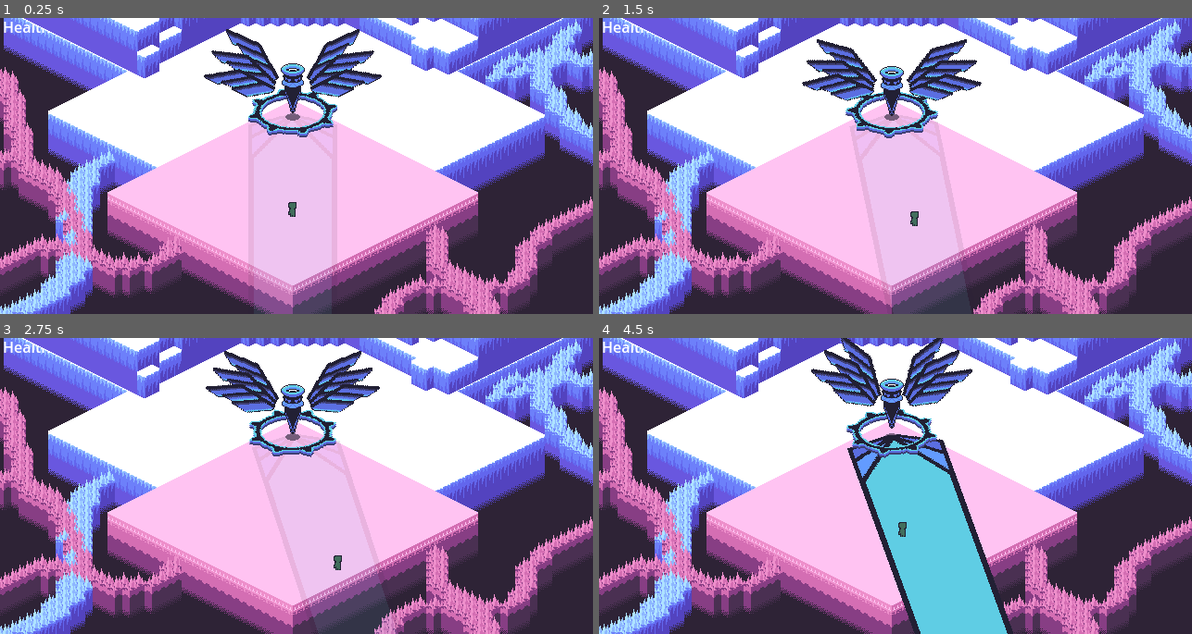
Above: before the commit, frames 1-4 (two rows, left to right).
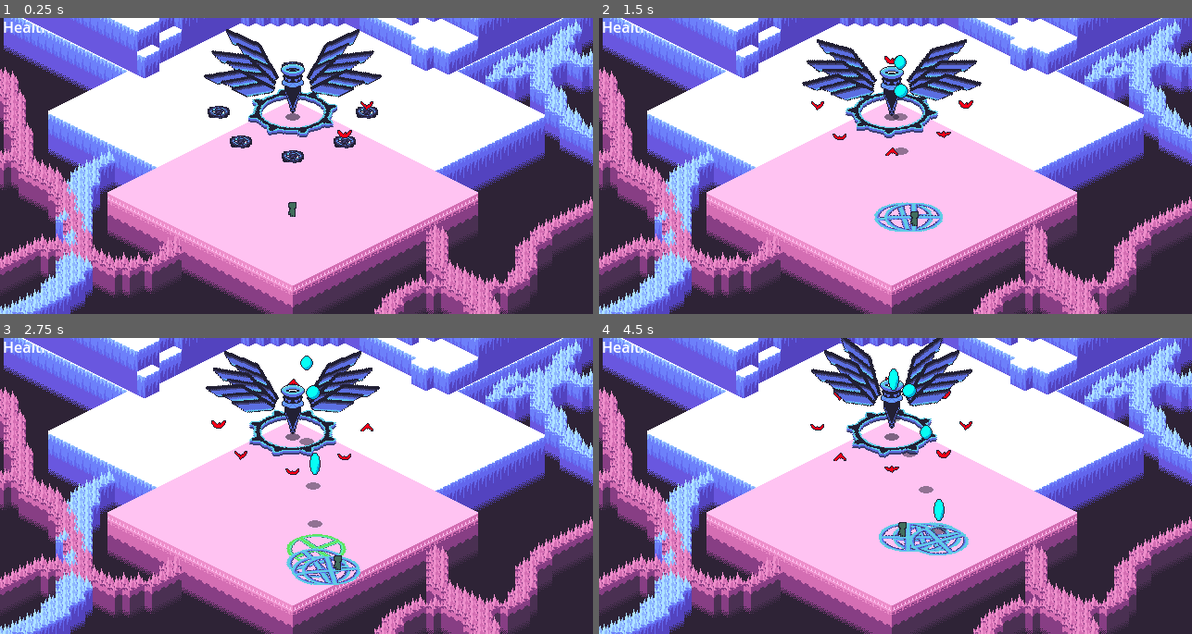
Above: after the commit, the same moments.

Repository: Boxypluto/Isometric-Rougelike
Game: Godot game, scene res://Scenes/Bossfights/Mountain Guardian/Mountain Guardian Fight.tscn
The game is run twice, just before and just after one commit, with the same random seed, the same clock (stepped at 60 frames per second) and the same inputs. This scene is started directly instead of the project's main scene.
Inputs (mouse positions are in pixels of both pictures, inside the frame that each line leads up to):
- Up to frame 1 (0.25 s): no input
- Up to frame 2 (1.5 s): move the mouse to (1025, 151) at 0.52 s; press the mouse at (1025, 151) at 0.53 s; hold Right (Right) 0.53-1.28 s; move the mouse to (776, 180) at 1.27 s; release the mouse at (776, 180) at 1.28 s; hold Down (Down) from 1.28 s (still down); tap Shift (Dash) at 1.35 s
- Up to frame 3 (2.75 s): move the mouse to (355, 420) at 2.02 s; release Down (Down) at 2.03 s; press the mouse at (355, 420) at 2.03 s; hold Right (Right) from 2.03 s (still down)
- Up to frame 4 (4.5 s): move the mouse to (865, 545) at 2.77 s; release Right (Right) at 2.78 s; release the mouse at (865, 545) at 2.78 s; hold Up (Up) 2.78-3.53 s; tap Shift (Dash) at 2.85, 4.35 s; move the mouse to (1073, 530) at 3.52 s; press the mouse at (1073, 530) at 3.53 s; hold Left (Left) from 3.53 s (still down); move the mouse to (717, 441) at 4.27 s; release the mouse at (717, 441) at 4.28 s

The runs differ from the first frame. In frame 1, 0.8% of the frame differs, in the area x 35-64%, y 14-50%; in frame 2, 1.1%; in frame 3, 1.8%; in frame 4, 10%, in the area x 35-70%, y 10-100%.

Commit message:
Mountain Guardian Progress 3

Diff:
--- a/Scenes/Bossfights/Mountain Guardian/GuardianLaserState.gd
+++ b/Scenes/Bossfights/Mountain Guardian/GuardianLaserState.gd
@@ -26,6 +26,10 @@
 		Laser.scale.x = 1 + (sin(frames / 10.0)*0.1)
 
 func enter():
+	var DirectionTo = Parent.global_position.direction_to(Target.global_position)
+	DirectionTo = Vector2(DirectionTo.x, DirectionTo.y * 2.0)
+	var RotateTo : float = DirectionTo.angle() - PI/2
+	Laser.rotation = RotateTo
 	IsMovingLaser = true
 	Collision.disabled = true
 	Laser.modulate.a = 0.1
--- a/Scenes/Bossfights/Mountain Guardian/Mountain Guardian Fight.tscn
+++ b/Scenes/Bossfights/Mountain Guardian/Mountain Guardian Fight.tscn
@@ -1,10 +1,11 @@
-[gd_scene load_steps=20 format=3 uid="uid://p2nsue2ldnyw"]
+[gd_scene load_steps=25 format=3 uid="uid://p2nsue2ldnyw"]
 
 [ext_resource type="PackedScene" uid="uid://bemq8nyf8v5t2" path="res://Scenes/Template Room.tscn" id="1_yctlu"]
 [ext_resource type="Texture2D" uid="uid://ba0qvlsobp1bf" path="res://Bosses/Mountain Guardian/Guardian.png" id="2_1ffnq"]
 [ext_resource type="Texture2D" uid="uid://ds2gtx2sykmia" path="res://Objects/Enemies/Tower/TowerProjectileShadow.png" id="2_lg564"]
 [ext_resource type="Script" path="res://Scenes/Bossfights/Mountain Guardian/MountainGuardian.gd" id="2_poqrb"]
 [ext_resource type="Texture2D" uid="uid://bivl07hgjh6yt" path="res://Bosses/Mountain Guardian/Wing.png" id="3_1m86x"]
+[ext_resource type="AudioStream" uid="uid://k1jc5lvoq100" path="res://SFX/Bong.wav" id="3_2ql8k"]
 [ext_resource type="Texture2D" uid="uid://cb72oqjbf63ie" path="res://Bosses/Floweye/AngelRing.png" id="3_6v47g"]
 [ext_resource type="Texture2D" uid="uid://dd5f03dfsqp7s" path="res://Bosses/Floweye/AngelRingL2.png" id="3_7lir6"]
 [ext_resource type="Script" path="res://Classes/Components/HurtBoxComponent.gd" id="3_h8kqi"]
@@ -16,6 +17,10 @@
 [ext_resource type="StyleBox" uid="uid://byrfsem8sytbp" path="res://Scenes/Bossfights/Mountain Guardian/GuardianLaserBox.tres" id="8_cml8r"]
 [ext_resource type="Script" path="res://Classes/Components/DamagingAreaComponent.gd" id="9_8355l"]
 [ext_resource type="Script" path="res://Scenes/Bossfights/Mountain Guardian/GuardianLaserState.gd" id="9_hvp4f"]
+[ext_resource type="Script" path="res://Scenes/Bossfights/Mountain Guardian/ThrowTowerProjectileState.gd" id="18_1q8cl"]
+[ext_resource type="Script" path="res://Scenes/Bossfights/Mountain Guardian/SpawnEnemiesState.gd" id="19_1fpby"]
+[ext_resource type="Script" path="res://Scenes/Bossfights/Mountain Guardian/Spawner.gd" id="19_qbn26"]
+[ext_resource type="Texture2D" uid="uid://ch7gic7fb2am3" path="res://Bosses/Floweye/BirdSpawner.png" id="21_prasl"]
 
 [sub_resource type="CircleShape2D" id="CircleShape2D_e31hu"]
 radius = 51.0
@@ -36,7 +41,10 @@
 position = Vector2(0, -136)
 script = ExtResource("2_poqrb")
 
-[node name="HurtBoxComponent" type="Area2D" parent="Y-Sortables/Mountain Guardian" index="0"]
+[node name="Bong" type="AudioStreamPlayer2D" parent="Y-Sortables/Mountain Guardian" index="0"]
+stream = ExtResource("3_2ql8k")
+
+[node name="HurtBoxComponent" type="Area2D" parent="Y-Sortables/Mountain Guardian" index="1"]
 script = ExtResource("3_h8kqi")
 
 [node name="CollisionShape2D" type="CollisionShape2D" parent="Y-Sortables/Mountain Guardian/HurtBoxComponent" index="0"]
@@ -44,7 +52,7 @@
 scale = Vector2(1, 0.5)
 shape = SubResource("CircleShape2D_e31hu")
 
-[node name="DamagingAreaComponent" type="Area2D" parent="Y-Sortables/Mountain Guardian" index="1"]
+[node name="DamagingAreaComponent" type="Area2D" parent="Y-Sortables/Mountain Guardian" index="2"]
 script = ExtResource("9_8355l")
 hitTags = Array[String](["Player"])
 Damage = 1
@@ -55,7 +63,7 @@
 shape = SubResource("CircleShape2D_e31hu")
 debug_color = Color(0.690196, 0.34902, 0.898039, 0.419608)
 
-[node name="Squasher" type="Node2D" parent="Y-Sortables/Mountain Guardian" index="2"]
+[node name="Squasher" type="Node2D" parent="Y-Sortables/Mountain Guardian" index="3"]
 position = Vector2(0, 24)
 scale = Vector2(1.5, 0.75)
 
@@ -94,24 +102,152 @@
 script = ExtResource("4_0vmje")
 speed = -1.0
 
-[node name="Shadow" type="Sprite2D" parent="Y-Sortables/Mountain Guardian" index="3"]
+[node name="Shadow" type="Sprite2D" parent="Y-Sortables/Mountain Guardian" index="4"]
 modulate = Color(1, 1, 1, 0.588235)
 position = Vector2(0, 30)
 texture = ExtResource("2_lg564")
 
-[node name="CollisionShape2D" type="CollisionShape2D" parent="Y-Sortables/Mountain Guardian" index="4"]
+[node name="CollisionShape2D" type="CollisionShape2D" parent="Y-Sortables/Mountain Guardian" index="5"]
 visible = false
 shape = SubResource("RectangleShape2D_j0gtu")
 disabled = true
 
-[node name="Guardian" type="Sprite2D" parent="Y-Sortables/Mountain Guardian" index="5"]
+[node name="BirdSpawner" type="Node2D" parent="Y-Sortables/Mountain Guardian" index="6" groups=["BirdSpawner"]]
+position = Vector2(80, 24)
+scale = Vector2(1.5, 0.75)
+script = ExtResource("19_qbn26")
+
+[node name="Sprite2D2" type="Sprite2D" parent="Y-Sortables/Mountain Guardian/BirdSpawner" index="0"]
+position = Vector2(0, 2)
+texture = ExtResource("21_prasl")
+script = ExtResource("4_0vmje")
+speed = 0.2
+
+[node name="Sprite2D" type="Sprite2D" parent="Y-Sortables/Mountain Guardian/BirdSpawner" index="1"]
+texture = ExtResource("21_prasl")
+script = ExtResource("4_0vmje")
+speed = 0.2
+
+[node name="BirdSpawner2" type="Node2D" parent="Y-Sortables/Mountain Guardian" index="7" groups=["BirdSpawner"]]
+position = Vector2(56, 56)
+scale = Vector2(1.5, 0.75)
+script = ExtResource("19_qbn26")
+
+[node name="Sprite2D2" type="Sprite2D" parent="Y-Sortables/Mountain Guardian/BirdSpawner2" index="0"]
+position = Vector2(0, 2)
+texture = ExtResource("21_prasl")
+script = ExtResource("4_0vmje")
+speed = 0.2
+
+[node name="Sprite2D" type="Sprite2D" parent="Y-Sortables/Mountain Guardian/BirdSpawner2" index="1"]
+texture = ExtResource("21_prasl")
+script = ExtResource("4_0vmje")
+speed = 0.2
+
+[node name="BirdSpawner3" type="Node2D" parent="Y-Sortables/Mountain Guardian" index="8" groups=["BirdSpawner"]]
+position = Vector2(3.8147e-06, 72)
+scale = Vector2(1.5, 0.75)
+script = ExtResource("19_qbn26")
+
+[node name="Sprite2D2" type="Sprite2D" parent="Y-Sortables/Mountain Guardian/BirdSpawner3" index="0"]
+position = Vector2(0, 2)
+texture = ExtResource("21_prasl")
+script = ExtResource("4_0vmje")
+speed = 0.2
+
+[node name="Sprite2D" type="Sprite2D" parent="Y-Sortables/Mountain Guardian/BirdSpawner3" index="1"]
+texture = ExtResource("21_prasl")
+script = ExtResource("4_0vmje")
+speed = 0.2
+
+[node name="BirdSpawner4" type="Node2D" parent="Y-Sortables/Mountain Guardian" index="9" groups=["BirdSpawner"]]
+position = Vector2(-56, 56)
+scale = Vector2(1.5, 0.75)
+script = ExtResource("19_qbn26")
+
+[node name="Sprite2D2" type="Sprite2D" parent="Y-Sortables/Mountain Guardian/BirdSpawner4" index="0"]
+position = Vector2(0, 2)
+texture = ExtResource("21_prasl")
+script = ExtResource("4_0vmje")
+speed = 0.2
+
+[node name="Sprite2D" type="Sprite2D" parent="Y-Sortables/Mountain Guardian/BirdSpawner4" index="1"]
+texture = ExtResource("21_prasl")
+script = ExtResource("4_0vmje")
+speed = 0.2
+
+[node name="BirdSpawner5" type="Node2D" parent="Y-Sortables/Mountain Guardian" index="10" groups=["BirdSpawner"]]
+position = Vector2(-80, 24)
+scale = Vector2(1.5, 0.75)
+script = ExtResource("19_qbn26")
+
+[node name="Sprite2D2" type="Sprite2D" parent="Y-Sortables/Mountain Guardian/BirdSpawner5" index="0"]
+position = Vector2(0, 2)
+texture = ExtResource("21_prasl")
+script = ExtResource("4_0vmje")
+speed = 0.2
+
+[node name="Sprite2D" type="Sprite2D" parent="Y-Sortables/Mountain Guardian/BirdSpawner5" index="1"]
+texture = ExtResource("21_prasl")
+script = ExtResource("4_0vmje")
+speed = 0.2
+
+[node name="BirdSpawner6" type="Node2D" parent="Y-Sortables/Mountain Guardian" index="11" groups=["BirdSpawner"]]
+position = Vector2(-56, -8)
+scale = Vector2(1.5, 0.75)
+script = ExtResource("19_qbn26")
+
+[node name="Sprite2D2" type="Sprite2D" parent="Y-Sortables/Mountain Guardian/BirdSpawner6" index="0"]
+position = Vector2(0, 2)
+texture = ExtResource("21_prasl")
+script = ExtResource("4_0vmje")
+speed = 0.2
+
+[node name="Sprite2D" type="Sprite2D" parent="Y-Sortables/Mountain Guardian/BirdSpawner6" index="1"]
+texture = ExtResource("21_prasl")
+script = ExtResource("4_0vmje")
+speed = 0.2
+
+[node name="BirdSpawner7" type="Node2D" parent="Y-Sortables/Mountain Guardian" index="12" groups=["BirdSpawner"]]
+position = Vector2(0, -24)
+scale = Vector2(1.5, 0.75)
+script = ExtResource("19_qbn26")
+
+[node name="Sprite2D2" type="Sprite2D" parent="Y-Sortables/Mountain Guardian/BirdSpawner7" index="0"]
+position = Vector2(0, 2)
+texture = ExtResource("21_prasl")
+script = ExtResource("4_0vmje")
+speed = 0.2
+
+[node name="Sprite2D" type="Sprite2D" parent="Y-Sortables/Mountain Guardian/BirdSpawner7" index="1"]
+texture = ExtResource("21_prasl")
+script = ExtResource("4_0vmje")
+speed = 0.2
+
+[node name="BirdSpawner8" type="Node2D" parent="Y-Sortables/Mountain Guardian" index="13" groups=["BirdSpawner"]]
+position = Vector2(56, -8)
+scale = Vector2(1.5, 0.75)
+script = ExtResource("19_qbn26")
+
+[node name="Sprite2D2" type="Sprite2D" parent="Y-Sortables/Mountain Guardian/BirdSpawner8" index="0"]
+position = Vector2(0, 2)
+texture = ExtResource("21_prasl")
+script = ExtResource("4_0vmje")
+speed = 0.2
+
+[node name="Sprite2D" type="Sprite2D" parent="Y-Sortables/Mountain Guardian/BirdSpawner8" index="1"]
+texture = ExtResource("21_prasl")
+script = ExtResource("4_0vmje")
+speed = 0.2
+
+[node name="Guardian" type="Sprite2D" parent="Y-Sortables/Mountain Guardian" index="14"]
 use_parent_material = true
 texture = ExtResource("2_1ffnq")
 script = ExtResource("3_u3hyr")
 Amplitude = 4.0
 Frequency = 1.0
 
-[node name="TR-WING" type="Sprite2D" parent="Y-Sortables/Mountain Guardian" index="6"]
+[node name="TR-WING" type="Sprite2D" parent="Y-Sortables/Mountain Guardian" index="15"]
 use_parent_material = true
 position = Vector2(0, 2.86102e-06)
 texture = ExtResource("3_1m86x")
@@ -120,7 +256,7 @@
 Amplitude = 0.2
 Frequency = 1.0
 
-[node name="MR-WING" type="Sprite2D" parent="Y-Sortables/Mountain Guardian" index="7"]
+[node name="MR-WING" type="Sprite2D" parent="Y-Sortables/Mountain Guardian" index="16"]
 use_parent_material = true
 position = Vector2(0, 1.90735e-06)
 rotation = 0.261799
@@ -131,7 +267,7 @@
 Frequency = 1.0
 OffsetFrames = 10.0
 
-[node name="BR-WING" type="Sprite2D" parent="Y-Sortables/Mountain Guardian" index="8"]
+[node name="BR-WING" type="Sprite2D" parent="Y-Sortables/Mountain Guardian" index="17"]
 use_parent_material = true
 position = Vector2(0, 3.8147e-06)
 rotation = 0.523599
@@ -142,7 +278,7 @@
 Frequency = 1.0
 OffsetFrames = 20.0
 
-[node name="TL-WING" type="Sprite2D" parent="Y-Sortables/Mountain Guardian" index="9"]
+[node name="TL-WING" type="Sprite2D" parent="Y-Sortables/Mountain Guardian" index="18"]
 use_parent_material = true
 rotation = 3.14159
 scale = Vector2(1, -1)
@@ -152,7 +288,7 @@
 Amplitude = 0.2
 Frequency = -1.0
 
-[node name="TM-WING" type="Sprite2D" parent="Y-Sortables/Mountain Guardian" index="10"]
+[node name="TM-WING" type="Sprite2D" parent="Y-Sortables/Mountain Guardian" index="19"]
 use_parent_material = true
 rotation = 2.87979
 scale = Vector2(1, -1)
@@ -163,7 +299,7 @@
 Frequency = -1.0
 OffsetFrames = 10.0
 
-[node name="BL-WING" type="Sprite2D" parent="Y-Sortables/Mountain Guardian" index="11"]
+[node name="BL-WING" type="Sprite2D" parent="Y-Sortables/Mountain Guardian" index="20"]
 use_parent_material = true
 position = Vector2(0, 2.86102e-06)
 rotation = -0.523599
@@ -175,10 +311,19 @@
 Frequency = -1.0
 OffsetFrames = 20.0
 
-[node name="StateMachine" type="Node" parent="Y-Sortables/Mountain Guardian" index="12"]
+[node name="StateMachine" type="Node" parent="Y-Sortables/Mountain Guardian" index="21"]
 script = ExtResource("7_cdkwp")
 
 [node name="GuardianLaserState" type="Node" parent="Y-Sortables/Mountain Guardian/StateMachine" index="0"]
 script = ExtResource("9_hvp4f")
 
+[node name="ThrowTowerProjectileState" type="Node" parent="Y-Sortables/Mountain Guardian/StateMachine" index="1"]
+script = ExtResource("18_1q8cl")
+
+[node name="SpawnBirdsState" type="Node" parent="Y-Sortables/Mountain Guardian/StateMachine" index="2"]
+script = ExtResource("19_1fpby")
+
 [connection signal="Hit" from="Y-Sortables/Mountain Guardian/HurtBoxComponent" to="Y-Sortables/Mountain Guardian" method="MountainGuardianHit"]
+[connection signal="Complete" from="Y-Sortables/Mountain Guardian/StateMachine/GuardianLaserState" to="Y-Sortables/Mountain Guardian" method="StateComplete"]
+[connection signal="Complete" from="Y-Sortables/Mountain Guardian/StateMachine/ThrowTowerProjectileState" to="Y-Sortables/Mountain Guardian" method="StateComplete"]
+[connection signal="Complete" from="Y-Sortables/Mountain Guardian/StateMachine/SpawnBirdsState" to="Y-Sortables/Mountain Guardian" method="StateComplete"]
--- a/Scenes/Bossfights/Mountain Guardian/MountainGuardian.gd
+++ b/Scenes/Bossfights/Mountain Guardian/MountainGuardian.gd
@@ -2,6 +2,8 @@
 
 @onready var state_machine : StateMachine = $StateMachine
 @onready var guardian_laser : GuardianLaserState = $StateMachine/GuardianLaserState
+@onready var throw_projectile = $StateMachine/ThrowTowerProjectileState
+@onready var spawn_birds = $StateMachine/SpawnBirdsState
 
 @onready var player = $"../Player"
 
@@ -9,6 +11,21 @@
 @onready var laser_collision = $Squasher/Laser/DamagingAreaComponent/CollisionPolygon2D
 
 @onready var ring = $Squasher/Ring
+
+@onready var bong : AudioStreamPlayer2D = $Bong
+
+@onready var enemies_node : Node2D = $"../Enemies"
+
+const StateArray : Array[String] = [
+	"summon_vines",
+	"shoot_flowers",
+	"shoot_flowers",
+	"shoot_flowers",
+	"shoot_flowers",
+	"pedal_volley",
+	"pedal_volley",
+	"pedal_volley"
+]
 
 func _ready():
 
@@ -18,9 +35,29 @@
 	guardian_laser.Collision = laser_collision
 	guardian_laser.Parent = ring
 
+	# Setup Throw Projectile State
+	throw_projectile.player = player
+	throw_projectile.bong = bong
+	throw_projectile.enemies = enemies_node
+	throw_projectile.Thrower = self
+
+	# Setup Spawn Birds State
+	spawn_birds.SpawnSpotArray = get_tree().get_nodes_in_group("BirdSpawner")
+	spawn_birds.EnemiesNode = enemies_node
+	spawn_birds.ENEMY = preload("res://Objects/Enemies/Bird/Bird.tscn")
+
 	# Setup State Machine
-	state_machine.initial_state = guardian_laser
+	state_machine.initial_state = spawn_birds
 	state_machine.setup()
+
+	await COMP
+	state_machine.change_state(throw_projectile.name)
+	await COMP
+	state_machine.change_state(guardian_laser.name)
 
 func MountainGuardianHit(damage):
 	pass # Replace with function body.
+signal COMP
+
+func StateComplete():
+	COMP.emit()
--- /dev/null
+++ b/Scenes/Bossfights/Mountain Guardian/SpawnEnemiesState.gd
@@ -0,0 +1,18 @@
+extends State
+class_name SpawnEnemiesState
+
+var SpawnSpotArray : Array[Node]
+var EnemiesNode : Node2D
+var ENEMY : PackedScene
+
+signal Complete
+
+func enter():
+
+	for spot in SpawnSpotArray:
+		await get_tree().create_timer(0.1).timeout
+		var bird : Node2D = ENEMY.instantiate()
+		EnemiesNode.add_child(bird)
+		bird.global_position = spot.global_position
+
+	Complete.emit()
--- /dev/null
+++ b/Scenes/Bossfights/Mountain Guardian/Spawner.gd
@@ -0,0 +1,9 @@
+extends Node2D
+class_name Spawner
+@onready var state_machine = $"../StateMachine"
+@onready var state = $"../StateMachine/SpawnBirdsState"
+func _process(delta):
+	if state_machine.state_name == state.name:
+		visible = true
+	else:
+		visible = false
--- a/Scenes/Bossfights/Mountain Guardian/ThrowTowerProjectileState.gd
+++ b/Scenes/Bossfights/Mountain Guardian/ThrowTowerProjectileState.gd
@@ -8,38 +8,47 @@
 var bong : AudioStreamPlayer2D
 var enemies : Node2D
 var Thrower : Node2D
+var FireTimes : int = 16
+var FireWait : float = 0.3
 
-func ShootProjectile():
-	# Instantiate the PROJECTILE and TARGET
-	var projectile : TowerProjectile = PROJECTILE.instantiate()
-	var target : Node2D = TARGET.instantiate()
+signal Complete
 
-	# If the player is far, aim at them, if they are close, aim at itself
-	var aimingFor : Vector2
-	if Thrower.position.distance_to(player.position) > 48:
+func enter():
+	for time in range(FireTimes):
+		# Instantiate the PROJECTILE and TARGET
+		var projectile : TowerProjectile = PROJECTILE.instantiate()
+		var target : Node2D = TARGET.instantiate()
+
+		# Aim at the player
+		var aimingFor : Vector2
 		aimingFor = player.position
-	else: aimingFor = Thrower.position
 
-	# Make projectile invisible
-	projectile.visible = false
+		# Make projectile invisible
+		projectile.visible = false
 
-	# Set the target pos of the projectile
-	projectile.Target = aimingFor
+		# Set the target pos of the projectile
+		projectile.Target = aimingFor
 
-	# Add them to the scene
-	enemies.add_child(projectile)
-	enemies.add_child(target)
+		# Add them to the scene
+		enemies.add_child(projectile)
+		enemies.add_child(target)
 
-	# Set the TARGET's position
-	target.position = aimingFor + Vector2(0, -16)
-	# Make the TARGET visible
-	target.visible = true
+		# Set the TARGET's position
+		target.position = aimingFor + Vector2(0, -16)
+		# Make the TARGET visible
+		target.visible = true
 
-	# Set the PROJECTILE's position
-	projectile.position = Thrower.position
-	# Set the TotalDist varible to the distance from the player
-	projectile.TotalDist = projectile.position.distance_to(projectile.Target)
-	# Set the Target Node to the TARGET
-	projectile.TargetNode = target
+		# Set the PROJECTILE's position
+		projectile.position = Thrower.position
+		# Set the TotalDist varible to the distance from the player
+		projectile.TotalDist = projectile.position.distance_to(projectile.Target)
+		# Set the Target Node to the TARGET
+		projectile.TargetNode = target
+		# Set the speed so it scales with distance
+		projectile.Speed = projectile.position.distance_to(projectile.Target) / 35.0
 
-	bong.play()
+		bong.play()
+
+		await get_tree().create_timer(FireWait).timeout
+
+	Complete.emit()
Binary file added: Bosses/Floweye/BirdSpawner.aseprite
Binary file added: Bosses/Floweye/BirdSpawner.png
Not shown, added: Bosses/Floweye/BirdSpawner.png.import
